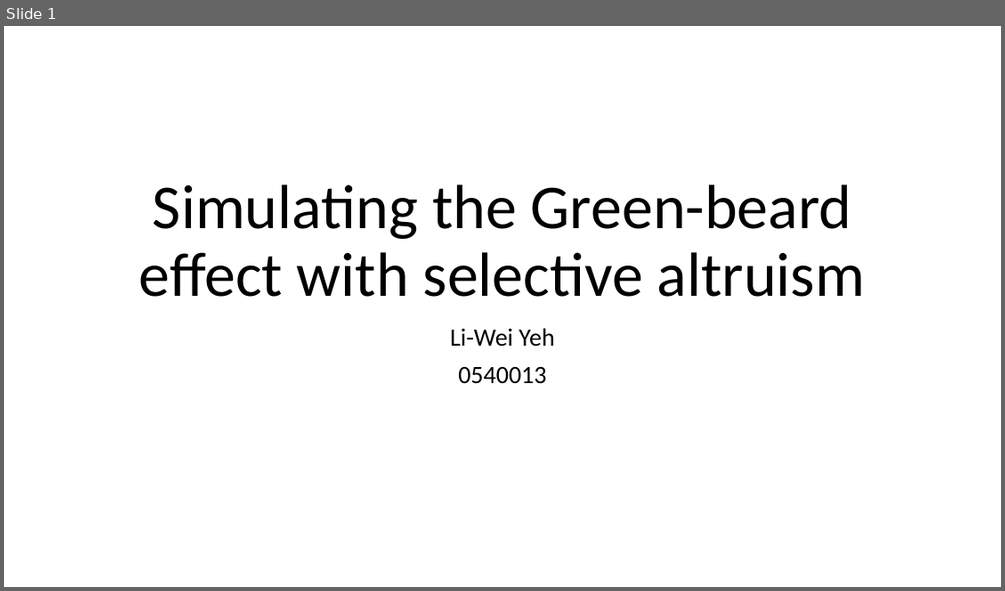
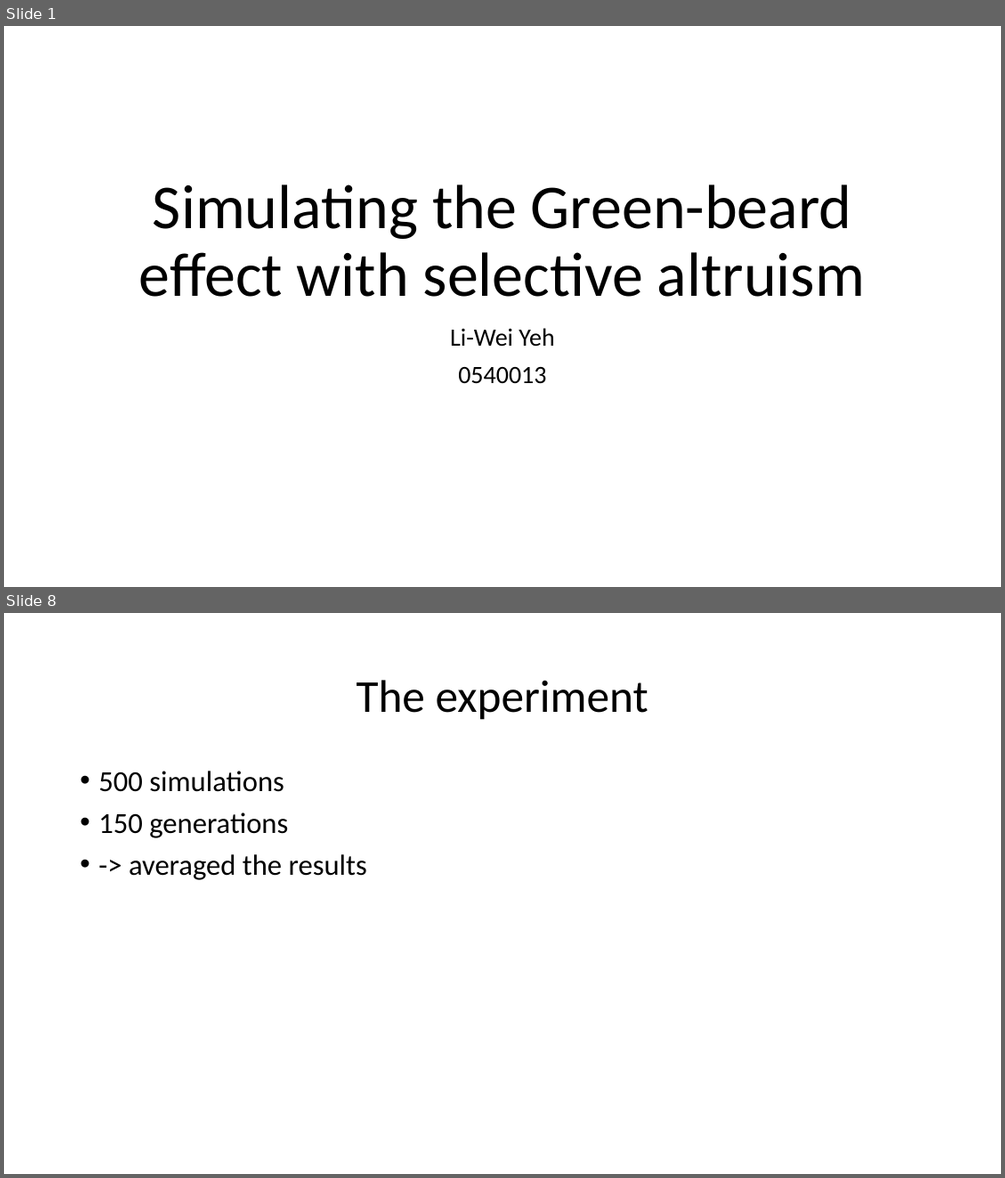
Before and after one commit to LiWeiYeh/Utrecht-University, a slide deck: Research-Methods/Altruism-presentation.pptx. Shown one above the other, each under a label of ours: slide 1 before the commit, slides 1 and 8 after it; the slides between them are not shown. The pictures are 1005x591 and 1005x1178 pixels, drawn with LibreOffice and Linux fonts; fonts in the diff are those of the drawing. Boxes give left, top, right and bottom in pixels: in the first picture for what was removed or moved away, otherwise in the second. Text is boxed around its words. In the diff, an @@ line names an element or a change of style, - is before the commit and + after.

```diff
--- a/Research-Methods/Altruism-presentation.pptx
+++ b/Research-Methods/Altruism-presentation.pptx
@@ slide 8 added at [4,613,1001,1174], background #FFFFFF @@
@@ title added at [356,680,648,720], 44 pt, text #000000 @@
+The experiment
@@ text added at [98,771,367,880], 28 pt, text #000000 @@
+• 500 simulations
+• 150 generations
+• -> averaged the results
```
Also in this commit, not shown: 5 slides changed, 4 other slides added, 3 slides removed.
